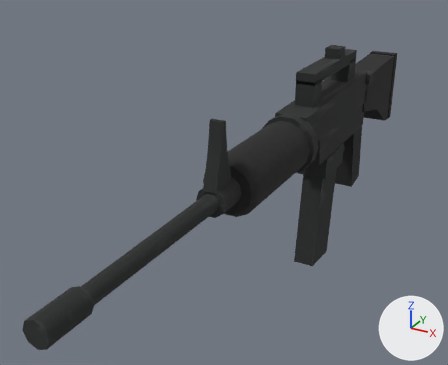
Before and after pictures for a commit that changed the glTF model assets/src/weapon-m4.glb.
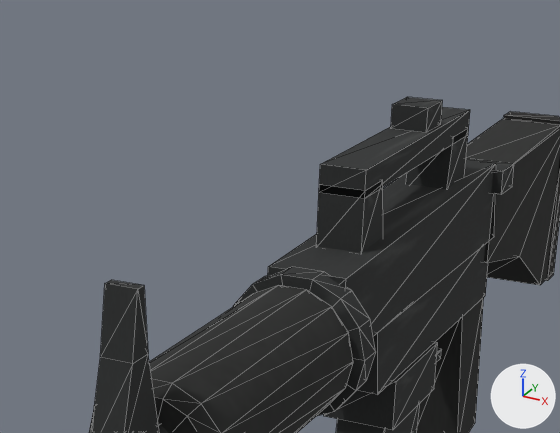
Each version appears first whole from a camera (50 mm lens) standing at (0.269, -1.053, 0.256) and looking at (-0.068, -0.441, -0.051), and next in a close-up on the part from 37% to 88% of the width and 2% to 49% of the height. The axes (+X, +Y, +Z) are drawn at lower right. The lights are the same throughout. The first two pictures are the older version. The close-ups show mesh edges as thin lines. Vertices at exactly the same position are counted once.

The scene before the commit, as lines of its bpy script (objects in view):
```python
me_weapon_m4 = bpy.data.meshes.new('weapon-m4')
me_weapon_m4.from_pydata(...)  # 325 vertices, 564 faces; spans x -0.036..0.036, y -0.82..0.003, z -0.21..0.089
me_weapon_m4.materials.append(mat_weapons)  # picture img_weapons_atlas
ob_weapon_m4 = bpy.data.objects.new('weapon-m4', me_weapon_m4)
ob_weapon_m4.location = (0.0, 0.0, 0.0)
```
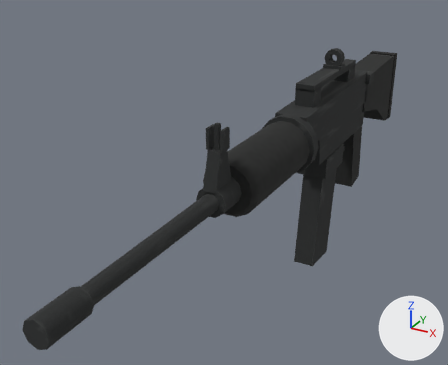
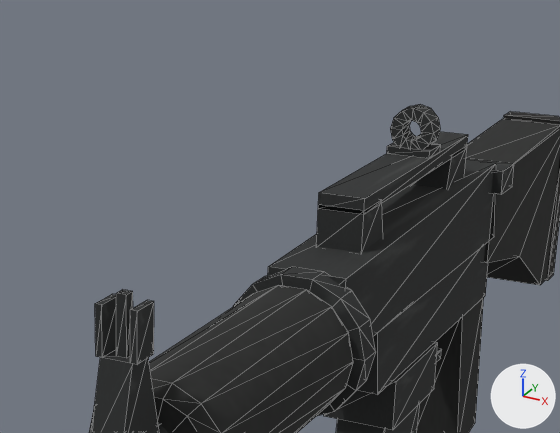
Where the change shows, as pixel boxes (x1, y1, x2, y2) in the close-ups (560 x 433 px):
'weapon-m4', reshaped
    before: (89, 97, 560, 433)
    after: (89, 104, 560, 433)
part 1 of me_weapon_m4, added
    after: (387, 143, 441, 159)
part 2 of me_weapon_m4, added
    after: (116, 290, 133, 358)
part 3 of me_weapon_m4, added
    after: (95, 294, 116, 358)
part 4 of me_weapon_m4, added
    after: (130, 300, 154, 365)
part 5 of me_weapon_m4, added
    after: (390, 104, 440, 149)
part 6 of me_weapon_m4, cut back
    before: (316, 97, 469, 253)
    after: (316, 132, 468, 253)
part 7 of me_weapon_m4, cut back
    before: (100, 280, 148, 364)
    after: (103, 350, 130, 363)

The change, as a list of edits to the scene's bpy script:
```text
Change me_weapon_m4:
    used by ob_weapon_m4; location = (0.0, 0.0, 0.0)
    remove me_weapon_m4.from_pydata(...)  # 325 vertices, 564 faces; spans x -0.036..0.036, y -0.82..0.003, z -0.21..0.089
    add me_weapon_m4.from_pydata(...)  # 393 vertices, 688 faces; spans x -0.036..0.036, y -0.82..0.003, z -0.21..0.087
    me_weapon_m4 part 1: a new loose piece, a box spanning x -0.012..0.012, y -0.266..-0.248, z 0.062..0.066, in mat_weapons (picture img_weapons_atlas)
    me_weapon_m4 part 2: a new loose piece, a box spanning x -0.0022..0.0022, y -0.578..-0.573, z 0.05..0.075, in mat_weapons (picture img_weapons_atlas)
    me_weapon_m4 part 3: a new loose piece, a box spanning x -0.009..-0.006, y -0.582..-0.569, z 0.05..0.071, in mat_weapons (picture img_weapons_atlas)
    me_weapon_m4 part 4: a new loose piece, a box spanning x 0.006..0.009, y -0.582..-0.569, z 0.05..0.071, in mat_weapons (picture img_weapons_atlas)
    me_weapon_m4 part 5: a new loose piece of 48 vertices spanning x -0.012..0.012, y -0.263..-0.251, z 0.063..0.087, in mat_weapons (picture img_weapons_atlas)
    me_weapon_m4 part 6
    11 vertices are removed from x -0.012..0.012, y -0.36..-0.2, z 0.076..0.089
    24 faces are deleted
    8 vertices in x -0.012..0.012, y -0.36..-0.2, z 0.066 move by (0.0, 0.0, -0.01)
    1 vertex moves from x 0.012, y -0.2, z 0.076 to x 0.012, y -0.36, z 0.054
    3 vertices are added at (0.012, -0.2, 0.054), (-0.012, -0.2, 0.054), (-0.012, -0.36, 0.054)
    12 new faces join them
    me_weapon_m4 part 7
    4 vertices are removed from x -0.007..0.007, y -0.578..-0.573, z 0.078
    10 faces are deleted
    2 new faces join them
```
